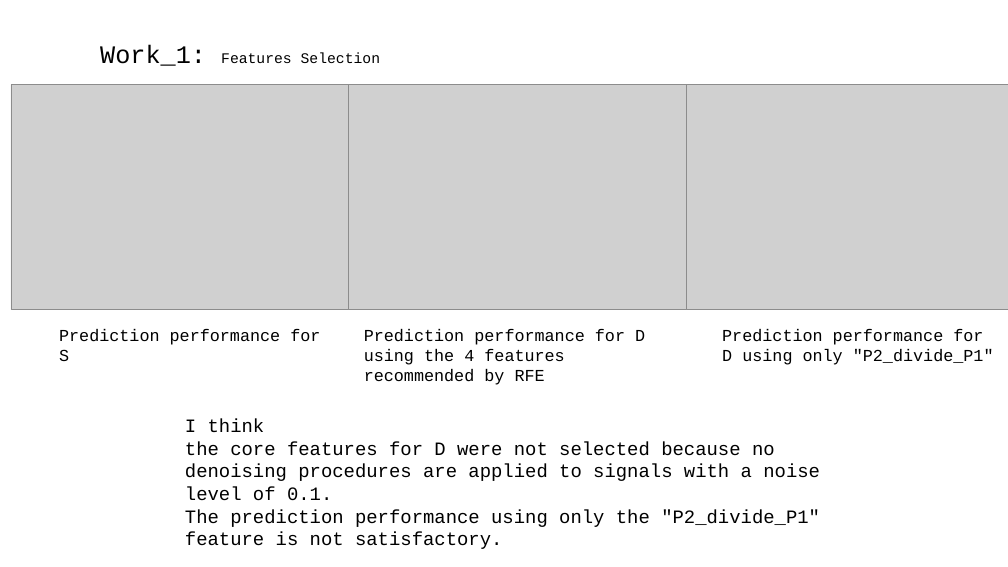
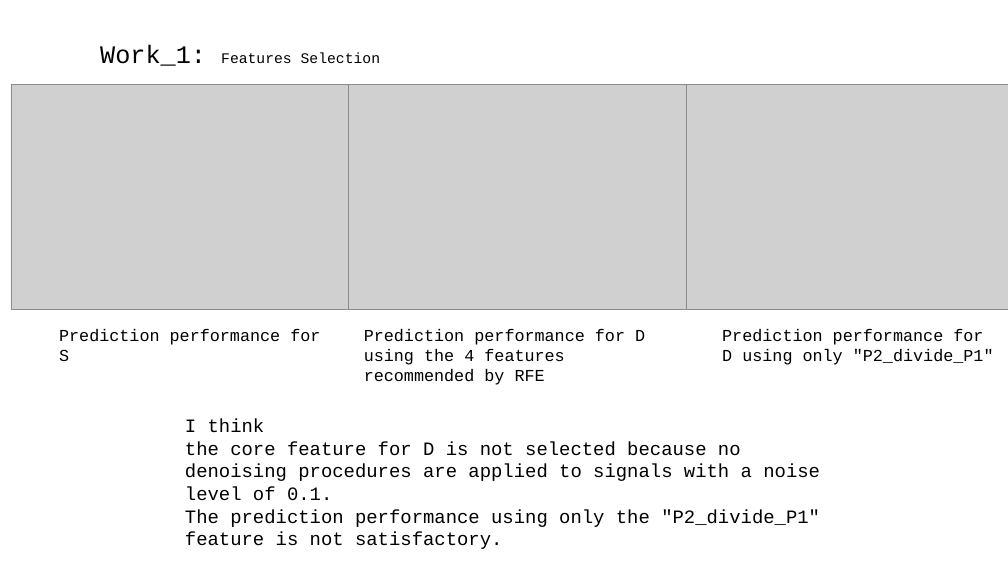
Before and after one commit to A-Big-Tortoise/Presentation, a slide deck: slide 8 of Presentation_821_JiayuChen.pptx. Drawn at 1008x567 pixels with LibreOffice and Linux fonts; fonts in the diff are those of the drawing; grey boxes stand for pictures. Boxes give left, top, right and bottom in pixels: in the first picture for what was removed or moved away, otherwise in the second. Text is boxed around its words. In the diff, an @@ line names an element or a change of style, - is before the commit and + after.

```diff
--- a/Presentation_821_JiayuChen.pptx
+++ b/Presentation_821_JiayuChen.pptx
@@ text at bbox=[185, 441, 820, 501]: text changed @@
-the core features for D were not selected because no denoising procedures are applied to signals with a noise level of 0.1.
+the core feature for D is not selected because no denoising procedures are applied to signals with a noise level of 0.1.
```
Also in this commit, not shown: 4 other slides changed.
